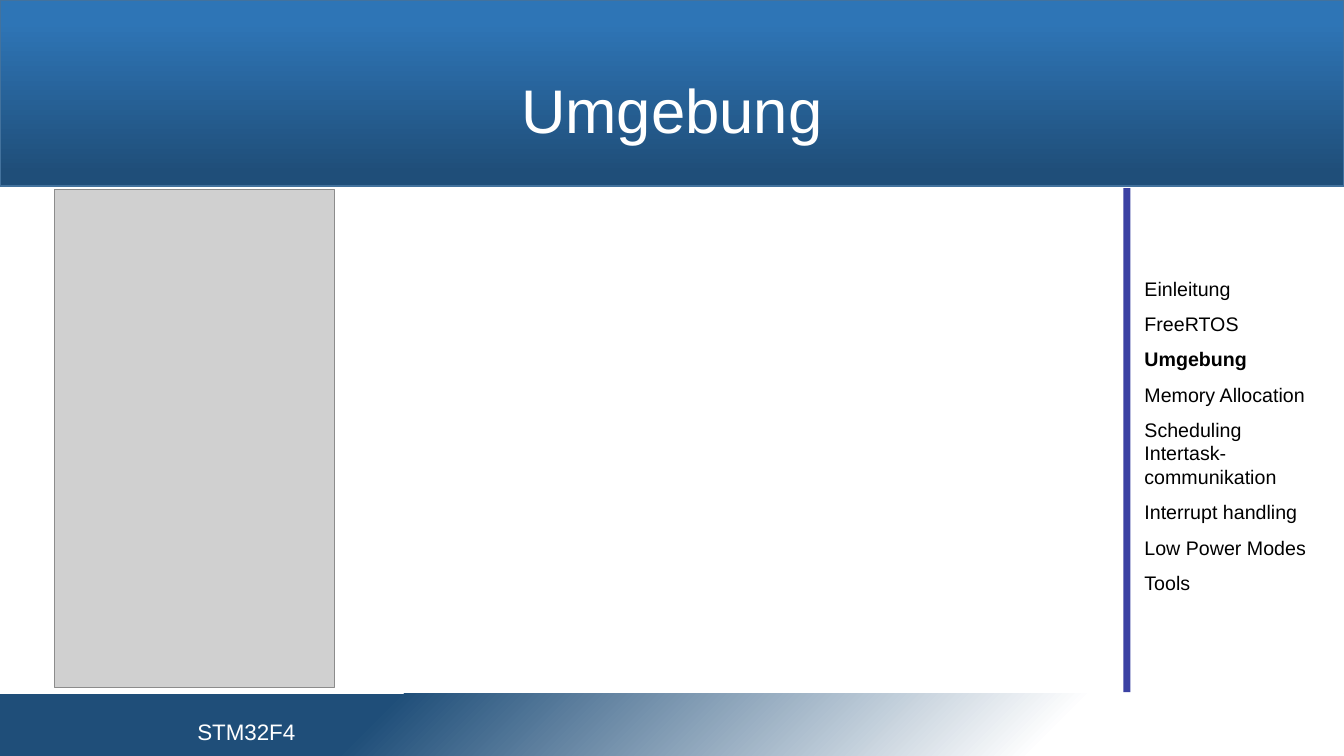
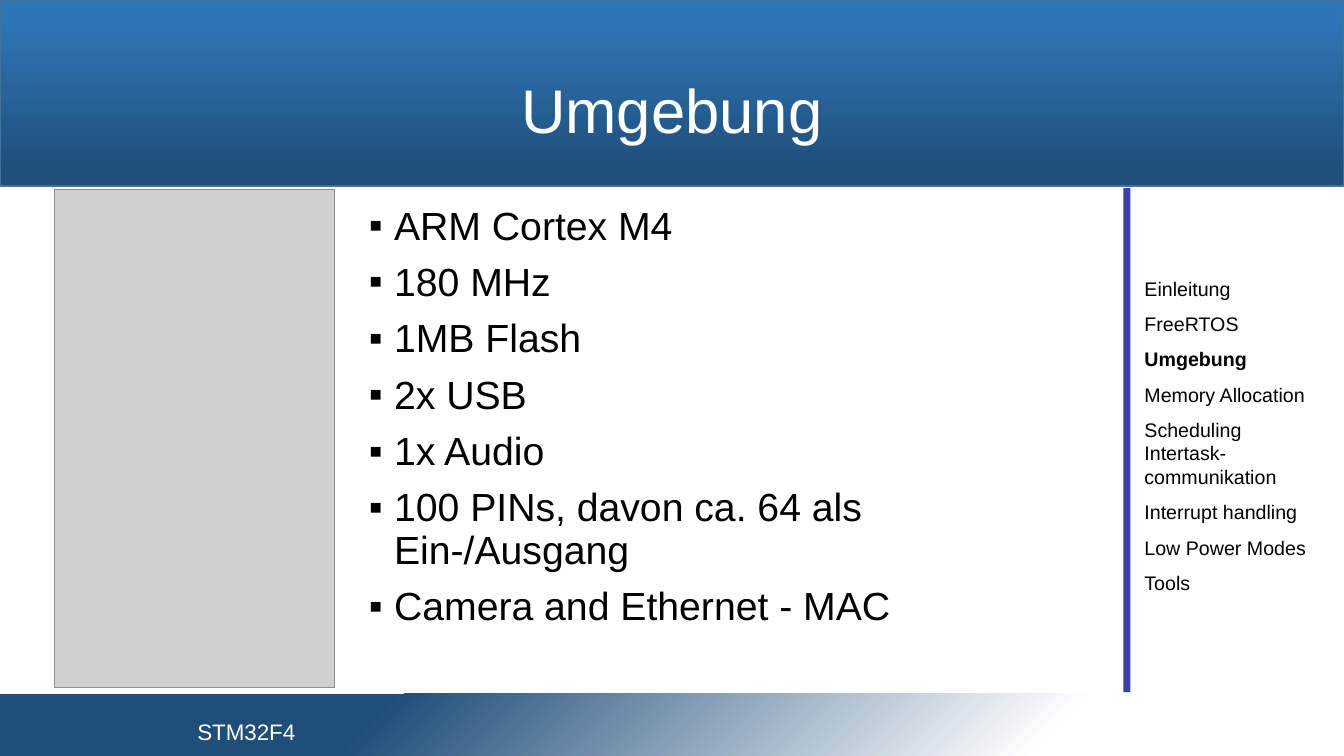
Before and after one commit to snobz/Seminar_BS_2017, a slide deck: slide 8 of Päsi/Seminar Betriebssysteme_cb.pptx. Drawn at 1344x756 pixels with LibreOffice and Linux fonts; fonts in the diff are those of the drawing; grey boxes stand for pictures; background and template pictures are left out. Boxes give left, top, right and bottom in pixels: in the first picture for what was removed or moved away, otherwise in the second. Text is boxed around its words. In the diff, an @@ line names an element or a change of style, - is before the commit and + after.

```diff
--- a/Päsi/Seminar Betriebssysteme_cb.pptx
+++ b/Päsi/Seminar Betriebssysteme_cb.pptx
@@ text added at bbox=[394, 212, 890, 621], 28 pt, text #000000 @@
+▪ ARM Cortex M4
+▪ 180 MHz
+▪ 1MB Flash
+▪ 2x USB
+▪ 1x Audio
+▪ 100 PINs, davon ca. 64 als Ein-/Ausgang
+▪ Camera and Ethernet - MAC
```
Also in this commit, not shown: 2 other slides changed, 2 slides added, 1 slide removed, 3 other files.
